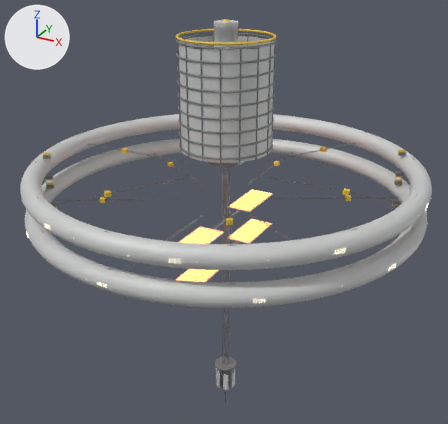
Renders of the Blender file art/blend/stations/meridian.blend from each side of a commit.
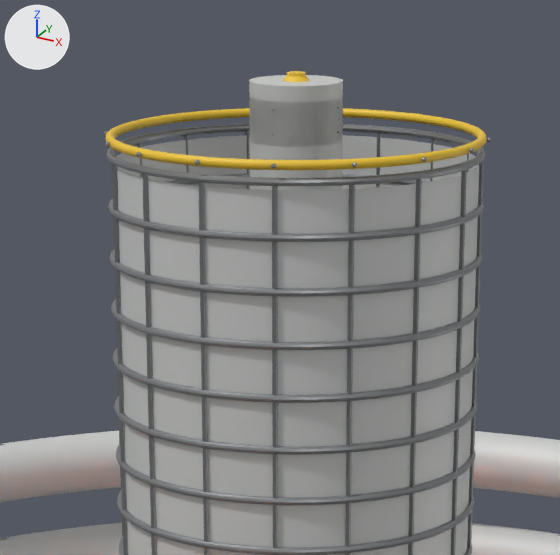
Each version is shown whole from a 50 mm lens placed at (1500.0, -2748.0, 364.0), pointed at (-37.0, 47.0, -1033.0), then close up on the part from 33% to 66% of the width and 0% to 35% of the height. Lighting does not change. The marker at upper left points along +X, +Y and +Z. The last two pictures show the newer version.

The scene before the commit, as lines of its bpy script (objects in view):
```python
ob_meridian_hub = bpy.data.objects.new('Meridian_Hub', me_meridianfunnel)
ob_meridian_hub.location = (0.0, 0.0, 0.0)
ob_meridian_wheel = bpy.data.objects.new('Meridian_Wheel', me_torus_010)
ob_meridian_wheel.location = (0.0, 0.0, 0.0)
```
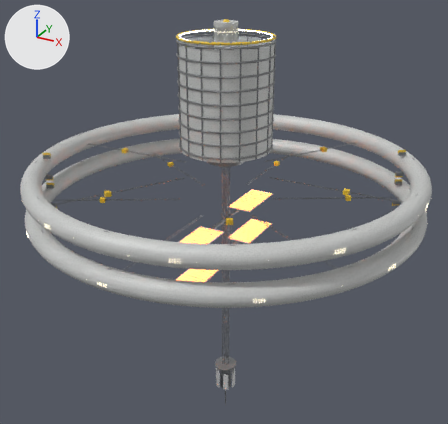
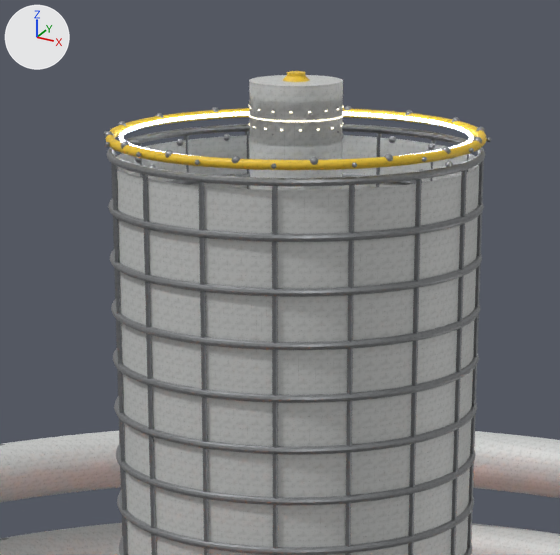
The edits, one by one:
Material 'MeridianFlood' (mat_meridianflood) is new.
Its base color is (0.88, 0.93, 1.0) (white #f1f7ff).
Its roughness is 0.25.
Its emission color is (0.85, 0.93, 1.0) (white #edf7ff).
Its emission strength is 5.0.
me_meridianfunnel is used by ob_meridian_hub; location (0.0, 0.0, 0.0).
me_meridianfunnel had 36068 vertices, 37006 faces and spanned x -252.0..252.0, y -470.0..470.0, z -2344.0..10.0.
me_meridianfunnel now has 45988 vertices, 47758 faces and spans x -252.0..252.0, y -470.0..470.0, z -2344.0..10.0.
me_meridianfunnel part 1: 9680 vertices added at x -242.0..242.0, y -242.0..242.0, z -101.0..-42.0.
me_meridianfunnel part 2: 37006 kept faces spanning x -252.0..252.0, y -470.0..470.0, z -2344.0..10.0 get new texture (UV) coordinates.
Other edits to the shape of me_meridianfunnel do not show in these pictures.
me_meridianfunnel gains material mat_meridianflood (white #f1f7ff, glowing white #edf7ff).

What differs and where, as boxes (x1, y1, x2, y2) in the close-ups (560 x 555 px):
part 1 of me_meridianfunnel, added: after (105, 106, 485, 173)
part 2 of me_meridianfunnel, surface changed: (104, 73, 485, 191) in both
